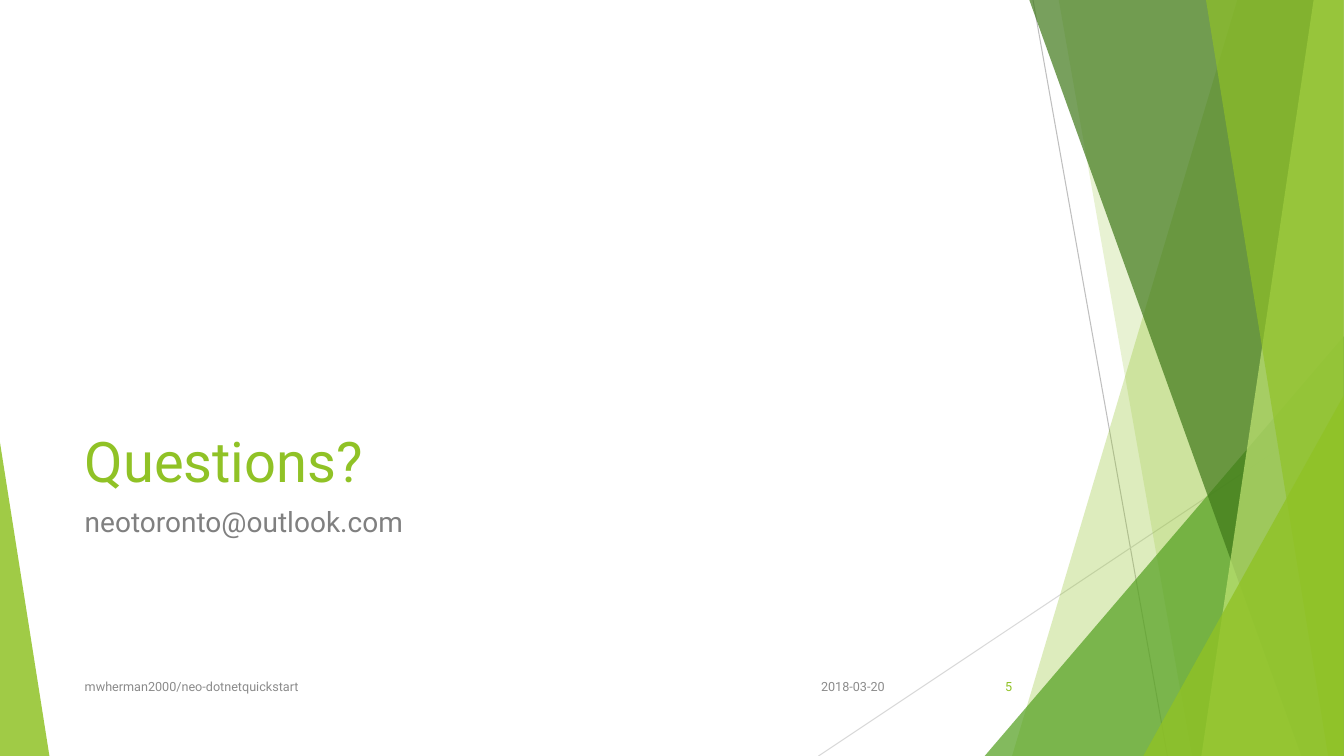
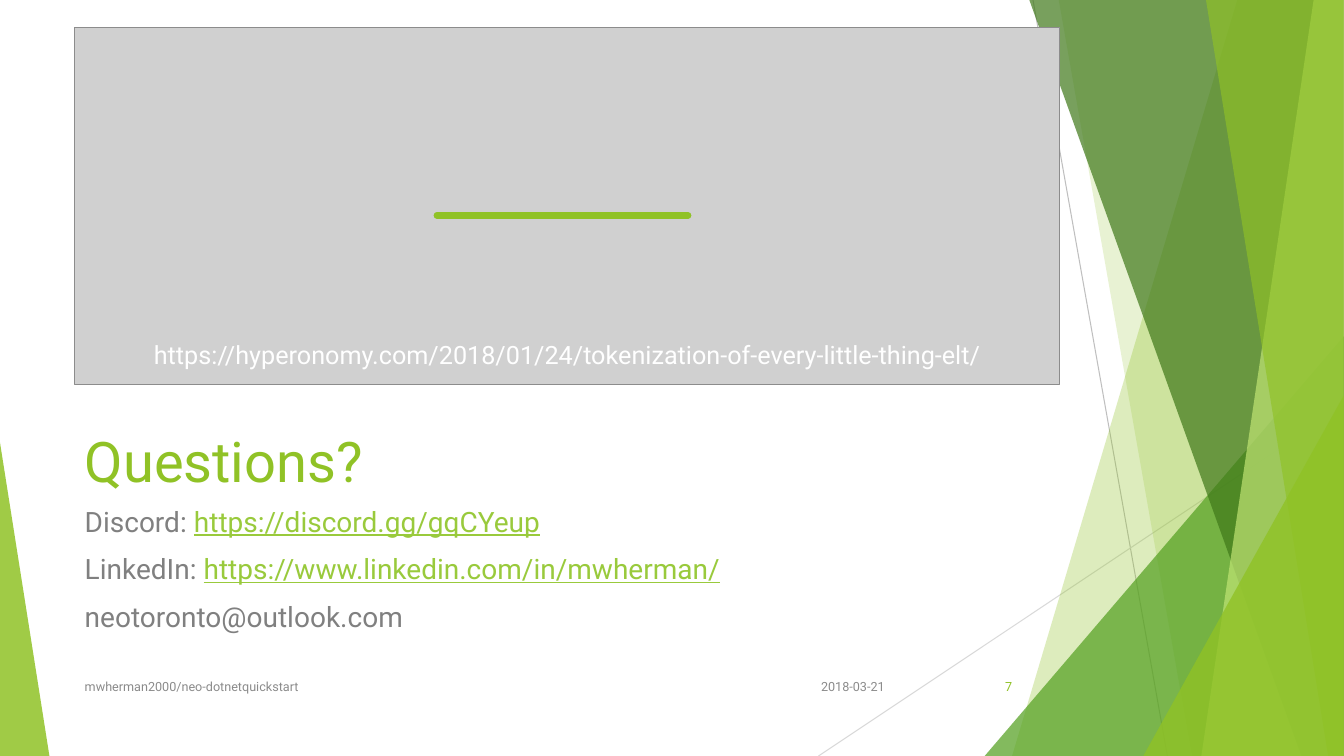
Before and after one commit to mwherman2000/neo-npcc2, a slide deck: slide 7 of Docs/NEO Persistable Classes Platform 2.1 Overview v0.1-Recording.pptx (slide 5 before the commit). Drawn at 1344x756 pixels with LibreOffice and Linux fonts; fonts in the diff are those of the drawing; grey boxes stand for pictures. Boxes give left, top, right and bottom in pixels: in the first picture for what was removed or moved away, otherwise in the second. Text is boxed around its words. In the diff, an @@ line names an element or a change of style, - is before the commit and + after.

```diff
--- a/Docs/NEO Persistable Classes Platform 2.1 Overview v0.1-Recording.pptx
+++ b/Docs/NEO Persistable Classes Platform 2.1 Overview v0.1-Recording.pptx
@@ picture added at (75, 27, 1060, 384) @@
@@ line added from (437, 216) to (689, 216), #90C226 4.5 pt @@
@@ text added at (154, 345, 980, 369), 18 pt, text #FFFFFF @@
+https://hyperonomy.com/2018/01/24/tokenization-of-every-little-thing-elt/
@@ text at (85, 511, 720, 585): paragraphs added @@
+Discord: https://discord.gg/gqCYeup
+LinkedIn: https://www.linkedin.com/in/mwherman/
@@ text at (821, 682, 885, 691): text changed @@
-2018-03-20
+2018-03-21
@@ page number at (1005, 682, 1012, 691): text changed @@
-5
+7
```
Also in this commit, not shown: 4 other slides changed, 2 slides added, 26 other files.
